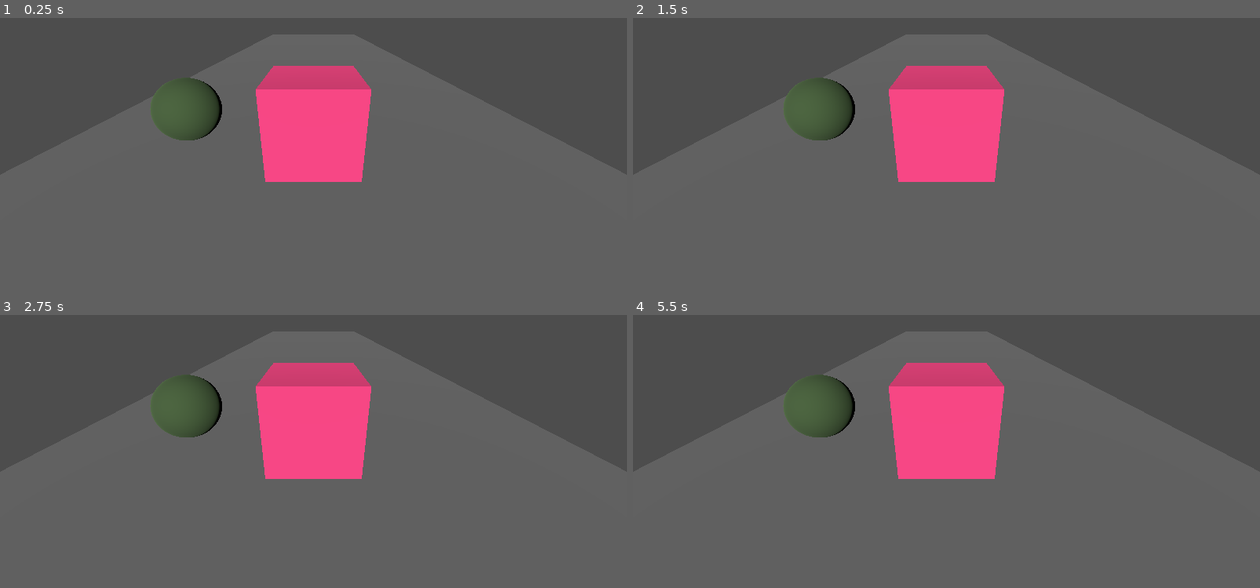
Above: before the commit, frames 1-4 (two rows, left to right).
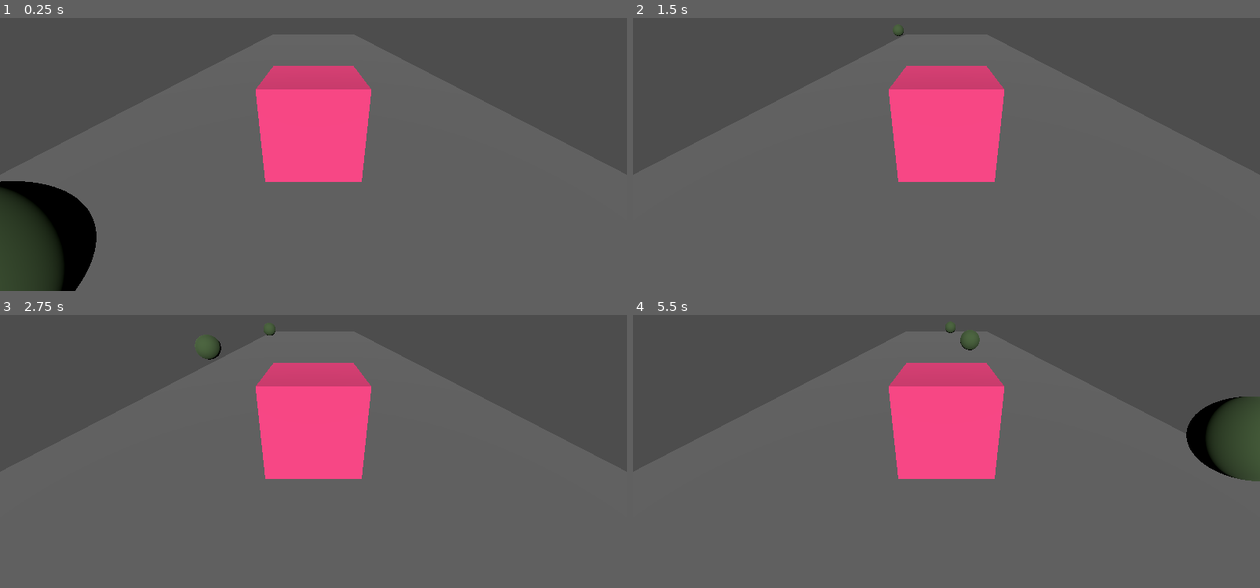
Above: after the commit, the same moments.

Repository: DoggyRuff6132/codedaylawinter2024
Game: Godot game, scene res://base_scene.tscn
Two runs of this game, one before a commit and one after it. Both use one fixed random seed, a clock stepped at 60 frames per second and the inputs below.
Inputs:
- Up to frame 1 (0.25 s): no input
- Up to frame 2 (1.5 s): tap Enter at 1.25 s
- Up to frame 3 (2.75 s): tap Space at 2 s
- Up to frame 4 (5.5 s): no input

The runs differ from the first frame. In frame 1, 7.4% of the frame differs, in the area x 0-36%, y 21-100%; in frame 2, 2.0%; in frame 3, 2.1%; in frame 4, 4.9%.

Commit message:
spawner works

Diff:
--- a/CodeDayLA2024/Health.gd
+++ b/CodeDayLA2024/Health.gd
@@ -1,4 +1,5 @@
 extends Node3D
+class_name Health
 
 @export var maxHealth : int = 100
 var currentHealth : int = 100
--- a/CodeDayLA2024/Spawner.gd
+++ b/CodeDayLA2024/Spawner.gd
@@ -2,7 +2,7 @@
 
 @export var objects : Array[ObstacleWeight]
 var totalWeight = 0
-var timeBetweenSpawns = 2.0
+@export var timeBetweenSpawns = 1.0
 var t_tbs
 
 # Called when the node enters the scene tree for the first time.
@@ -20,12 +20,23 @@
 
 	if t_tbs < 0:
 		var rng = RandomNumberGenerator.new()
-		rng.randi_range(1,totalWeight)
+
+		var obj = _getObjectWeight(rng.randi_range(1,totalWeight)).instantiate()
+		print(obj)
+
+		add_child(obj)
+
+		obj.position = Vector3(rng.randf_range(-5,5),1,-25)
+
+		t_tbs = timeBetweenSpawns
+
 
 func _getObjectWeight(weight):
 	var currentWeight = 0
 
-	for i in range(objects.size()):
-		currentWeight += objects[i].weight
+	for i in objects:
+		currentWeight += i.weight
 		if weight < currentWeight:
-			return objects[i]
+			return i.scene
+
+	return objects[0].scene
--- a/CodeDayLA2024/base_scene.tscn
+++ b/CodeDayLA2024/base_scene.tscn
@@ -1,7 +1,8 @@
-[gd_scene load_steps=5 format=3 uid="uid://bnipc4lt3b6af"]
+[gd_scene load_steps=6 format=3 uid="uid://bnipc4lt3b6af"]
 
 [ext_resource type="PackedScene" uid="uid://b6fhwvgbk3xn8" path="res://Player.tscn" id="1_y353s"]
 [ext_resource type="PackedScene" uid="uid://cwdumy82l5nkp" path="res://ball_obstacle.tscn" id="2_e451o"]
+[ext_resource type="PackedScene" uid="uid://04qg05plyioc" path="res://spawner.tscn" id="3_a2qr7"]
 
 [sub_resource type="BoxShape3D" id="BoxShape3D_4yvj8"]
 size = Vector3(10, 0.1, 30)
@@ -33,3 +34,5 @@
 
 [node name="DirectionalLight3D" type="DirectionalLight3D" parent="."]
 transform = Transform3D(1, 0, 0, 0, 0.914882, 0.403721, 0, -0.403721, 0.914882, 0, 2.40261, 2.39791)
+
+[node name="Spawner" parent="." instance=ExtResource("3_a2qr7")]
--- a/CodeDayLA2024/obstacle.gd
+++ b/CodeDayLA2024/obstacle.gd
@@ -1,7 +1,10 @@
 extends Area3D
 
 @export var damage = 10
+var speed = 10
+
+func _physics_process(delta):
+	position.z += speed * delta
 
 func _on_area_entered(area):
-	if area.collision_layer == 3:
-		area.TakeDamage(damage)
+	pass
--- a/CodeDayLA2024/spawner.tscn
+++ b/CodeDayLA2024/spawner.tscn
@@ -1,7 +1,14 @@
-[gd_scene load_steps=2 format=3 uid="uid://04qg05plyioc"]
+[gd_scene load_steps=5 format=3 uid="uid://04qg05plyioc"]
 
 [ext_resource type="Script" path="res://Spawner.gd" id="1_rpmq1"]
+[ext_resource type="PackedScene" uid="uid://cwdumy82l5nkp" path="res://ball_obstacle.tscn" id="2_a6tqf"]
+[ext_resource type="Script" path="res://ObstacleWeight.gd" id="3_pmlim"]
+
+[sub_resource type="Resource" id="Resource_jhxpp"]
+script = ExtResource("3_pmlim")
+scene = ExtResource("2_a6tqf")
+weight = 10
 
 [node name="Spawner" type="Node3D"]
 script = ExtResource("1_rpmq1")
-objects = null
+objects = Array[ExtResource("3_pmlim")]([SubResource("Resource_jhxpp")])
